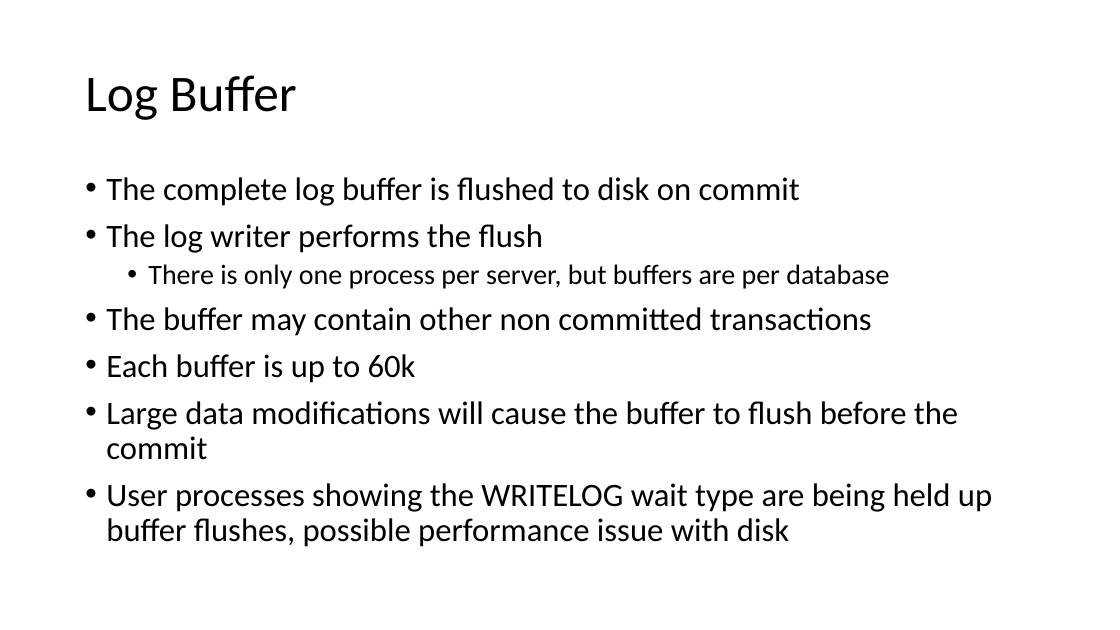
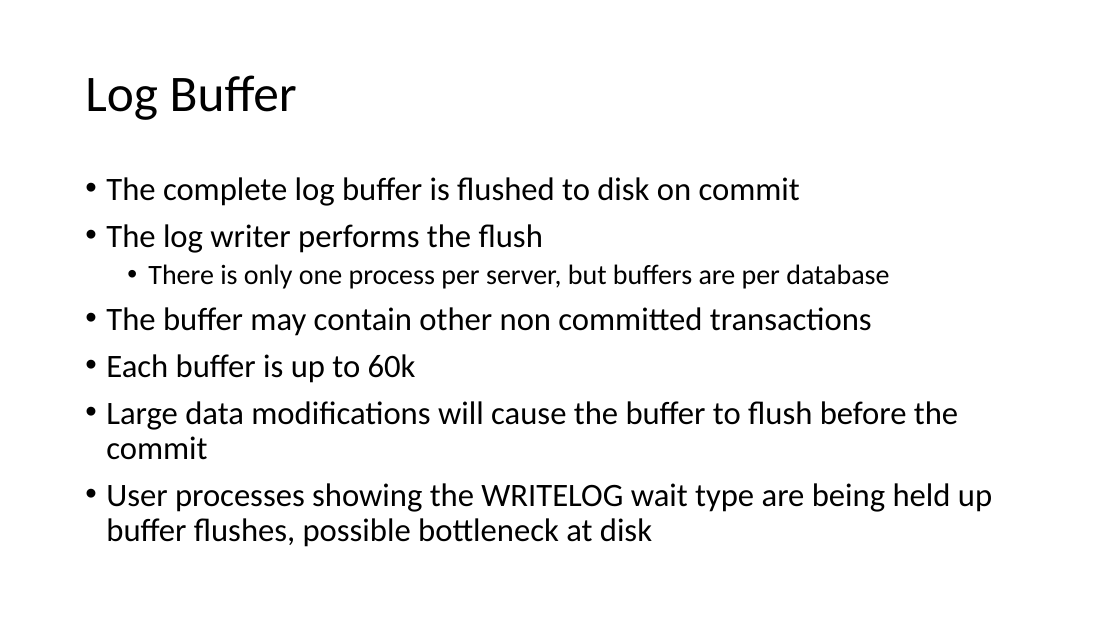
Before and after one commit to sabinio/SQLTraining, a slide deck: slide 5 of Slides/1. Logging.pptx. Drawn at 1120x630 pixels with LibreOffice and Linux fonts; fonts in the diff are those of the drawing. Boxes give left, top, right and bottom in pixels: in the first picture for what was removed or moved away, otherwise in the second. Text is boxed around its words. In the diff, an @@ line names an element or a change of style, - is before the commit and + after.

Commit message:
Slides update

```diff
--- a/Slides/1. Logging.pptx
+++ b/Slides/1. Logging.pptx
@@ text at <box>106,483,992,547</box>: text changed @@
-• User processes showing the WRITELOG wait type are being held up buffer flushes, possible performance issue with disk
+• User processes showing the WRITELOG wait type are being held up buffer flushes, possible bottleneck at disk
```
Also in this commit, not shown: 5 other slides changed, 4 slides added, 1 slide removed.
